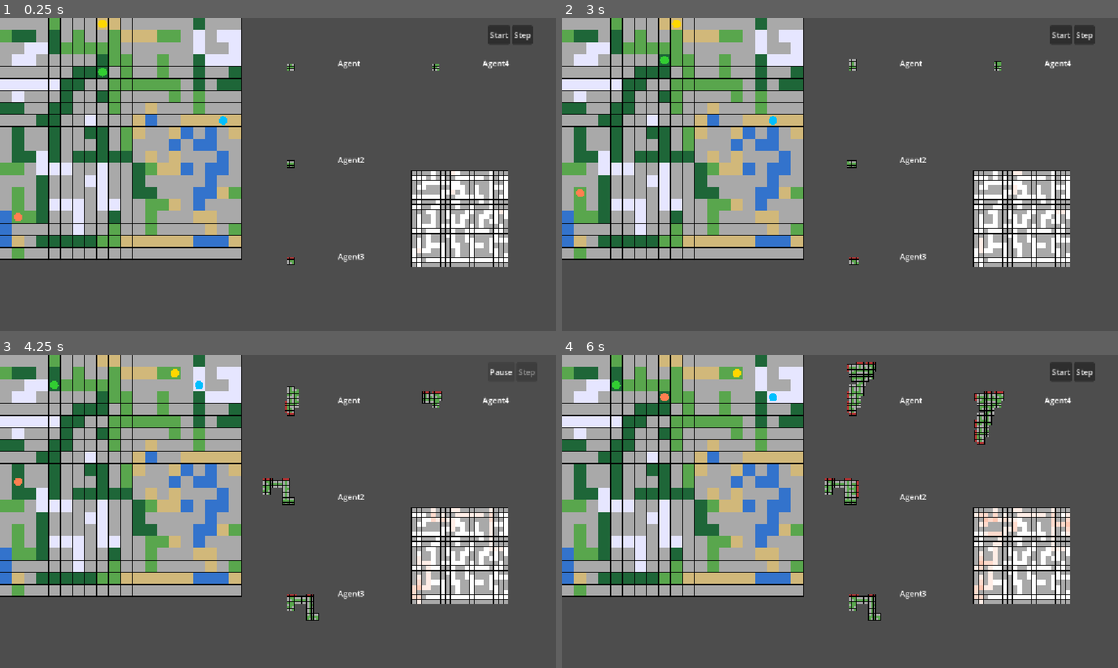
Above: before the commit, frames 1-4 (two rows, left to right).
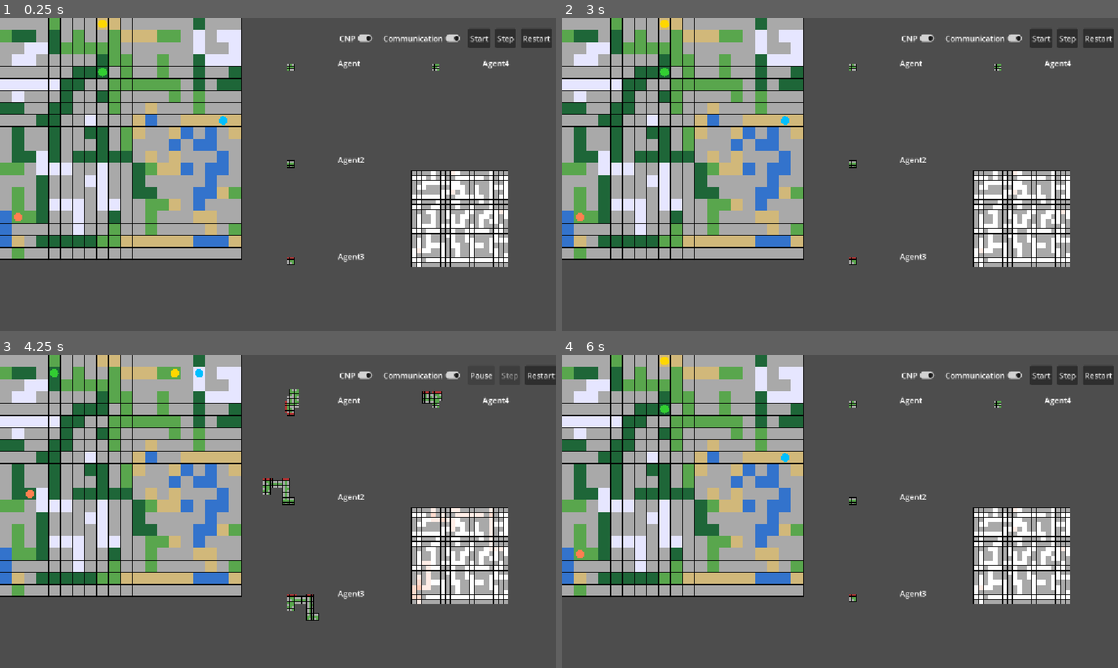
Above: after the commit, the same moments.

Repository: HugoGellida/Projet-SMA-Avanc-
Game: Godot game, scene res://node_2d.tscn
Same seed, same stepped clock (60 frames per second), same inputs: the game is played once before the commit and once after it.
Inputs (mouse positions are in pixels of both pictures, inside the frame that each line leads up to):
- Up to frame 1 (0.25 s): no input
- Up to frame 2 (3 s): click (917, 36) at 0.5 s, where only the run after the commit has a clickable "CNP"; click "Step" at 1.25 s; click (984, 36) at 2 s, where only the run after the commit has a clickable "Communication"; click (1095, 36) at 2.75 s, where only the run after the commit has a clickable "Restart"
- Up to frame 3 (4.25 s): click "Start" at 3.5 s
- Up to frame 4 (6 s): click (1101, 373) at 4.25 s, where only the run after the commit has a clickable "Restart"; click "Pause" (after the commit: "Start") at 5 s; click (1101, 373) at 5.75 s, where only the run after the commit has a clickable "Restart"

The runs differ from the first frame. In frame 1, 1.0% of the frame differs, in the area x 61-100%, y 2-10%; in frame 2, 1.4%; in frame 3, 0.9%; in frame 4, 3.6%, in the area x 2-100%, y 0-85%.

Commit message:
add CNP and communication controls

Diff:
--- a/node_2d.tscn
+++ b/node_2d.tscn
@@ -53,10 +53,21 @@
 [node name="UI" type="CanvasLayer" parent="." unique_id=76264809]
 
 [node name="ControlBar" type="HBoxContainer" parent="UI" unique_id=1463146085]
-offset_left = 1011.0
-offset_top = 15.0
-offset_right = 1104.0
-offset_bottom = 55.0
+offset_left = 697.0
+offset_top = 22.0
+offset_right = 1165.0
+offset_bottom = 62.0
+theme_override_constants/separation = 10
+
+[node name="CNPButton" type="CheckButton" parent="UI/ControlBar" unique_id=467459337]
+layout_mode = 2
+button_pressed = true
+text = "CNP"
+
+[node name="CommunicationButton" type="CheckButton" parent="UI/ControlBar" unique_id=1482315208]
+layout_mode = 2
+button_pressed = true
+text = "Communication"
 
 [node name="RunPauseButton" type="Button" parent="UI/ControlBar" unique_id=344935116]
 layout_mode = 2
@@ -68,6 +79,10 @@
 layout_mode = 2
 text = "Step"
 
+[node name="RestartButton" type="Button" parent="UI/ControlBar" unique_id=1769873912]
+layout_mode = 2
+text = "Restart"
+
 [node name="HeatMap" type="Node2D" parent="." unique_id=1821138963]
 script = ExtResource("6_kdubu")
 
@@ -75,4 +90,4 @@
 position = Vector2(853, 316)
 script = ExtResource("7_d21ai")
 
-[connection signal="timeout" from="SimulationManager/StepTimer" to="SimulationManager" method="_on_setp_timer_timeout"]
+[connection signal="timeout" from="SimulationManager/StepTimer" to="SimulationManager" method="_on_step_timer_timeout"]
--- a/scripts/SimulationManager.gd
+++ b/scripts/SimulationManager.gd
@@ -17,6 +17,9 @@
 @onready var step_timer: Timer = $StepTimer
 @onready var run_pause_button: Button = $"../UI/ControlBar/RunPauseButton"
 @onready var step_button: Button = $"../UI/ControlBar/StepButton"
+@onready var restart_button: Button = $"../UI/ControlBar/RestartButton"
+@onready var cnp_button: CheckButton = $"../UI/ControlBar/CNPButton"
+@onready var communication_button: CheckButton = $"../UI/ControlBar/CommunicationButton"
 
 var simulation_finished: bool = false
 
@@ -26,6 +29,9 @@
 
 var simulation_step: int = 0
 var waiting_for_map_coverage: bool = false
+
+var allow_cnp: bool = true
+var allow_communication: bool = true
 
 func _ready() -> void:
 	run_pause_button.disabled = true
@@ -33,6 +39,9 @@
 
 	run_pause_button.pressed.connect(_on_run_pause_button_pressed)
 	step_button.pressed.connect(_on_step_button_pressed)
+	restart_button.pressed.connect(_on_restart_button_pressed)
+	cnp_button.toggled.connect(_on_cnp_button_toggled)
+	communication_button.toggled.connect(_on_communication_button_toggled)
 
 	call_deferred("initialize_agents")
 
@@ -76,7 +85,8 @@
 		_update_heat_map(agent)
 
 	# échanger la carte avant partir
-	_exchange_agent_maps()
+	if allow_communication:
+		_exchange_agent_maps()
 
 	#$StepTimer.start()
 	step_timer.stop()
@@ -179,8 +189,7 @@
 			other_agent.recive_map_to_merge(agent, message)
 
 
-
-func _on_setp_timer_timeout() -> void:
+func _on_step_timer_timeout() -> void:
 	step_simulation()
 
 
@@ -233,7 +242,8 @@
 		_update_agent_comunicate_array(agent)
 
 	# échanger la carte entre les agents
-	_exchange_agent_maps()
+	if allow_communication:
+		_exchange_agent_maps()
 
 	all_finished = true
 	for agent: Agent in agent_with_world_positions:
@@ -297,6 +307,31 @@
 	_update_control_buttons()
 
 
+func _on_restart_button_pressed() -> void:
+	step_timer.stop()
+	get_tree().reload_current_scene()
+
+
+func _on_cnp_button_toggled(enabled: bool) -> void:
+	allow_cnp = enabled
+
+	if enabled:
+		allow_communication = true
+		communication_button.set_pressed_no_signal(true)
+
+	_update_control_buttons()
+
+
+func _on_communication_button_toggled(enabled: bool) -> void:
+	allow_communication = enabled
+
+	if not enabled:
+		allow_cnp = false
+		cnp_button.set_pressed_no_signal(false)
+
+	_update_control_buttons()
+
+
 func _update_control_buttons() -> void:
 	if simulation_finished:
 		run_pause_button.text = "Finished"
